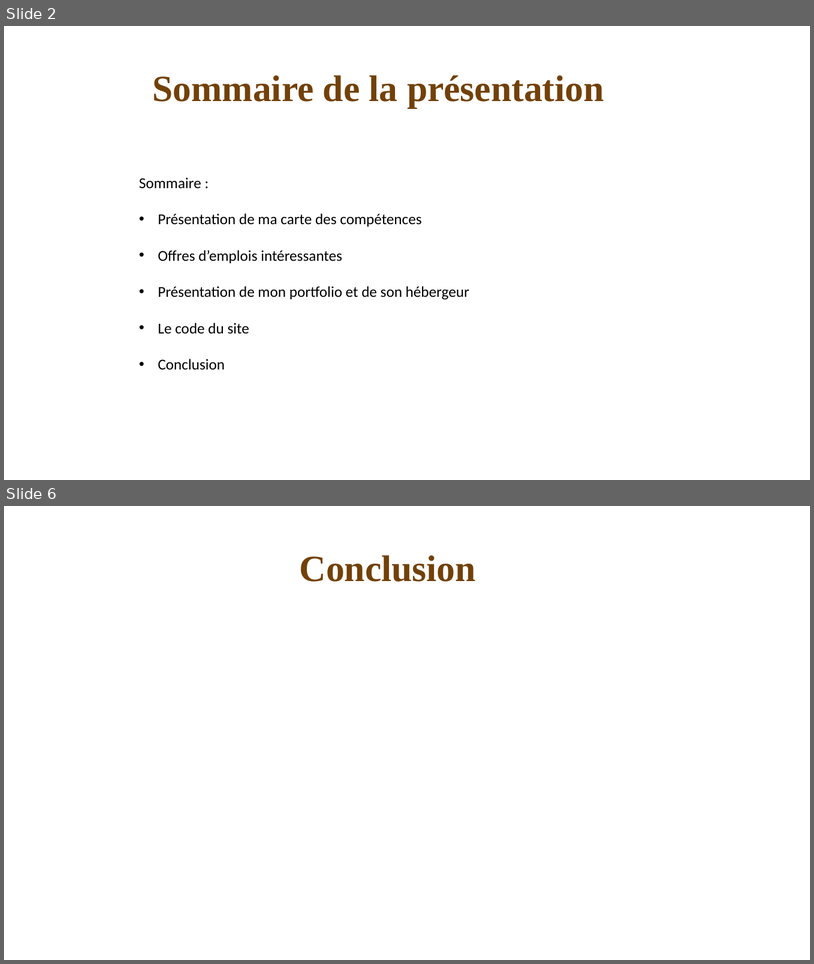
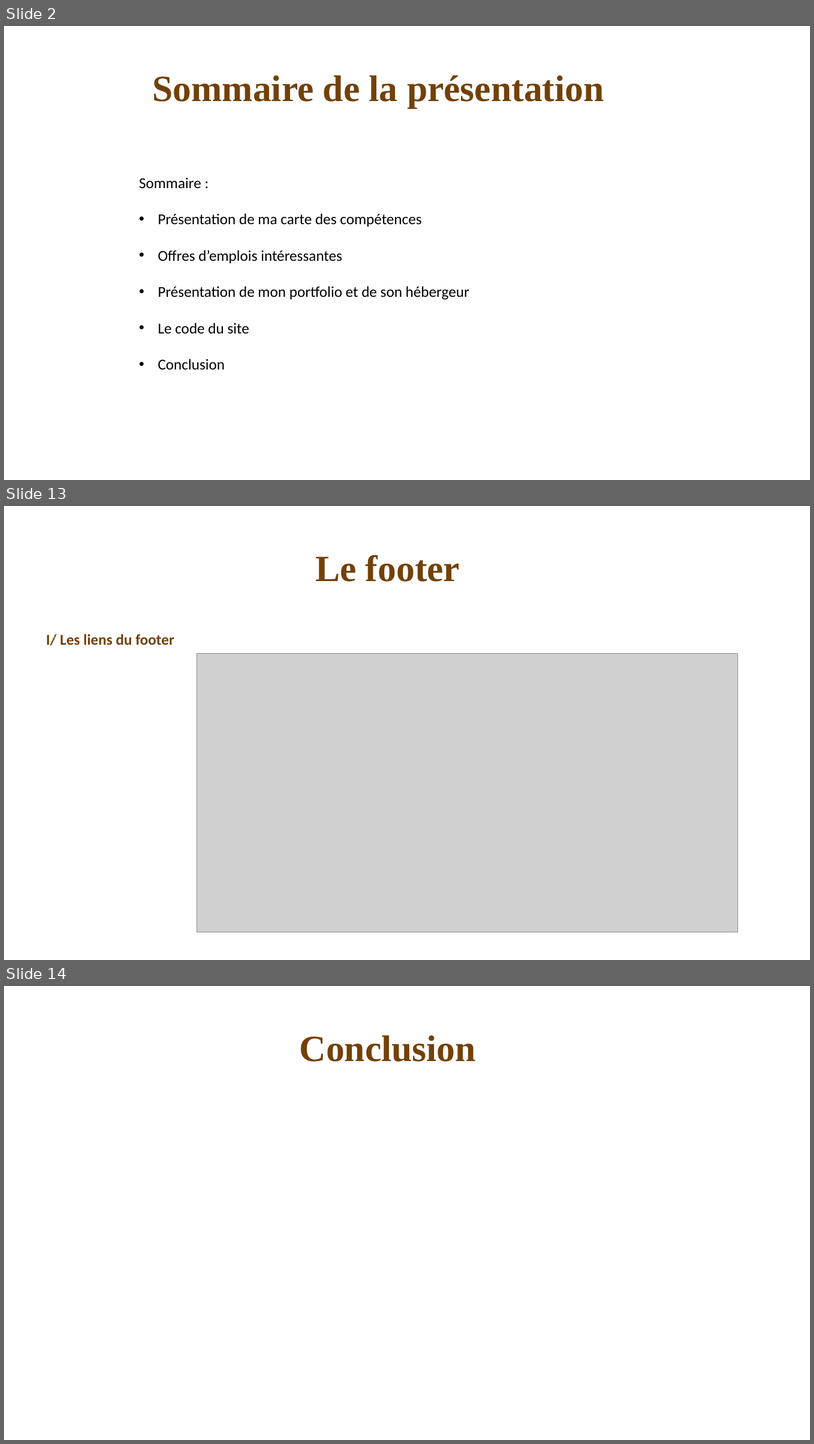
Before and after one commit to VinceDS99/Portfolio, a slide deck: Présentation portfolio.pptx. Shown one above the other, each under a label of ours: slides 2 and 6 before the commit, slides 2, 13 and 14 after it; the slides between them are not shown. The pictures are 814x964 and 814x1444 pixels, drawn with LibreOffice and Linux fonts; fonts in the diff are those of the drawing; grey boxes stand for pictures. Boxes give left, top, right and bottom in pixels: in the first picture for what was removed or moved away, otherwise in the second. Text is boxed around its words. In the diff, an @@ line names an element or a change of style, - is before the commit and + after.

```diff
--- a/Présentation portfolio.pptx
+++ b/Présentation portfolio.pptx
@@ slide 13 added at box(4, 506, 810, 960), background #FFFFFF @@
@@ text added at box(315, 555, 460, 582), 44 pt, text #724209, bold @@
+Le footer
@@ text added at box(46, 634, 174, 645), 18 pt, text #724209, bold @@
+I/ Les liens du footer
@@ picture added at box(197, 654, 738, 932) @@
@@ what was slide 6 is now slide 14 @@
```
Also in this commit, not shown: 2 slides changed, 8 other slides added, 1 slide removed, 3 other files.
